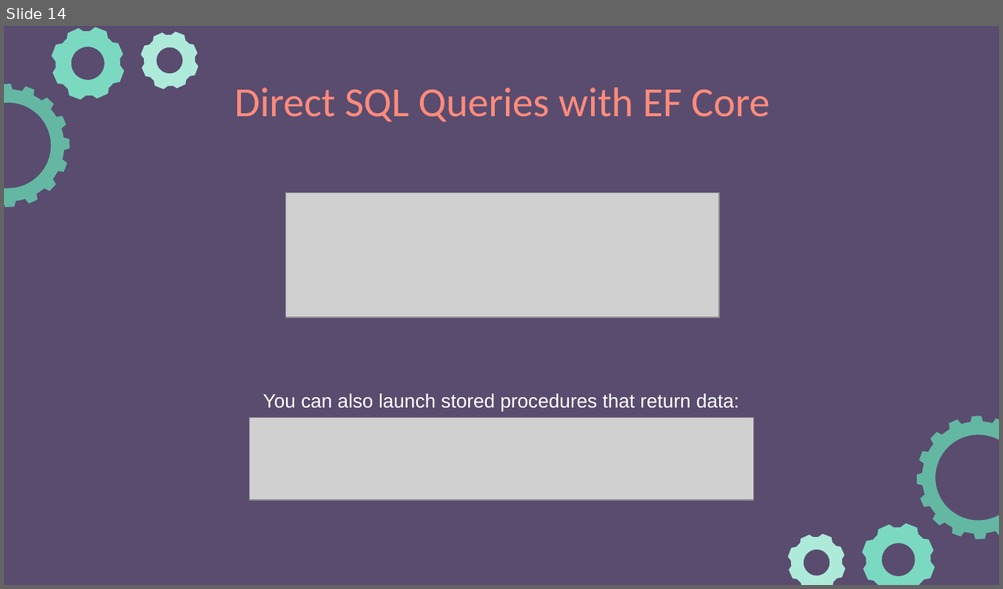
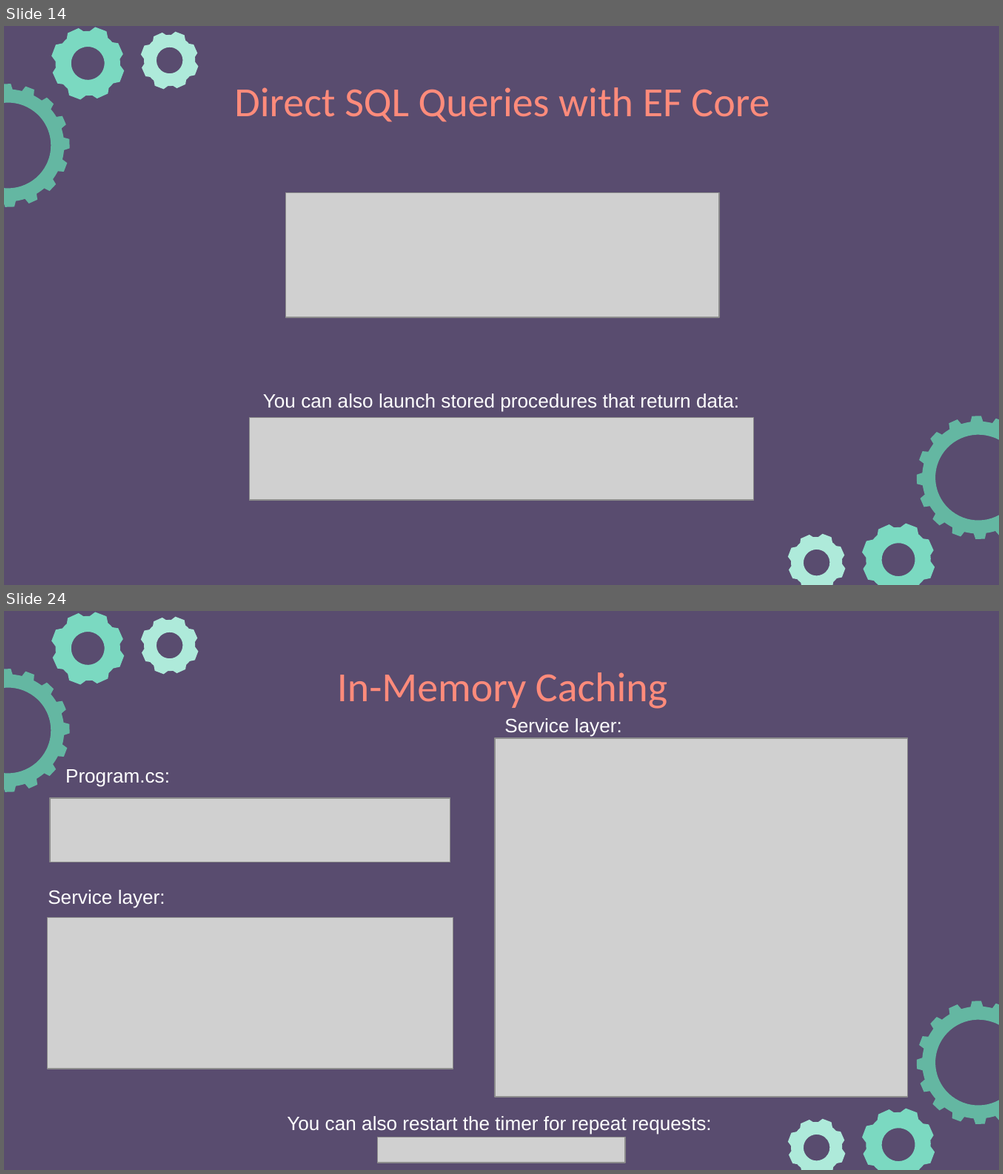
Before and after one commit to e-m-wilson/dotnet, a slide deck: Resources-Notes-Ppts/ASP-NET-Identity/ASPNET_Identity.pptx. Shown one above the other, each under a label of ours: slide 14 before the commit, slides 14 and 24 after it; the slides between them are not shown. The pictures are 1003x589 and 1003x1174 pixels, drawn with LibreOffice and Linux fonts; fonts in the diff are those of the drawing; grey boxes stand for pictures. Boxes give left, top, right and bottom in pixels: in the first picture for what was removed or moved away, otherwise in the second. Text is boxed around its words. In the diff, an @@ line names an element or a change of style, - is before the commit and + after.

```diff
--- a/Resources-Notes-Ppts/ASP-NET-Identity/ASPNET_Identity.pptx
+++ b/Resources-Notes-Ppts/ASP-NET-Identity/ASPNET_Identity.pptx
@@ slide 24 added at (4,611,999,1170), background #594C6F; not listed: 6 template elements that a slide beside it also shows @@
@@ title added at (337,672,667,709), 30 pt, text #FF8B7B @@
+In-Memory Caching
@@ text added at (504,718,622,737), 14 pt, text #FFFFFF @@
+Service layer:
@@ picture added at (495,738,907,1097) @@
@@ text added at (65,769,170,787), 14 pt, text #FFFFFF @@
+Program.cs:
@@ picture added at (50,798,449,863) @@
@@ text added at (48,890,165,908), 14 pt, text #FFFFFF @@
+Service layer:
@@ picture added at (47,917,452,1068) @@
@@ text added at (287,1116,711,1134), 14 pt, text #FFFFFF @@
+You can also restart the timer for repeat requests:
@@ picture added at (378,1137,626,1163) @@
```
Also in this commit, not shown: 1 slide changed, 12 other slides added.
